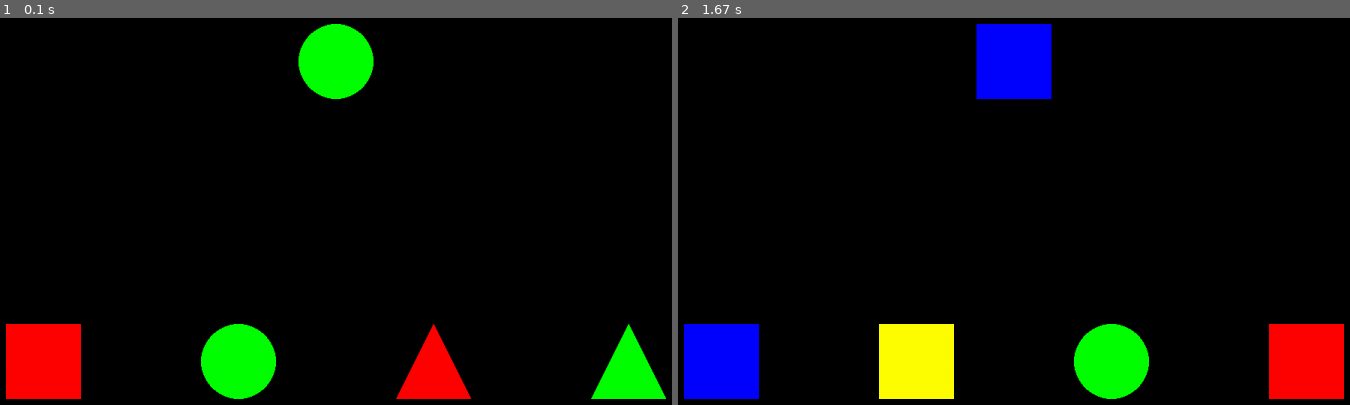
Above: before the commit, frames 1-2 (left to right).
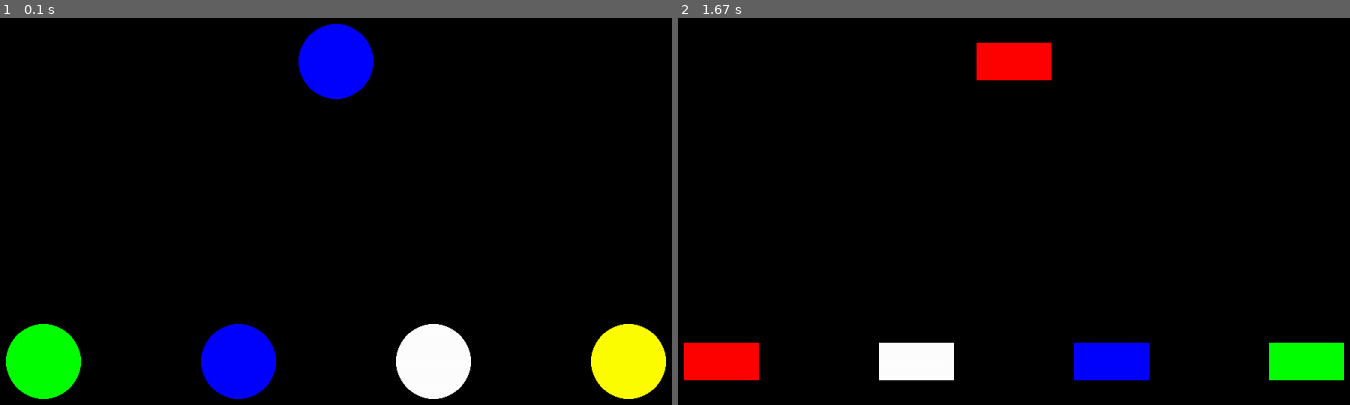
Above: after the commit, the same moments.

Repository: ihouwat/pygame-learning
Game: pygame game, started from 005_same_again/main.py
The game is run twice, just before and just after one commit, with the same random seed, the same clock (stepped at 60 frames per second) and the same inputs.
Inputs (mouse positions are in pixels of both pictures, inside the frame that each line leads up to):
- Up to frame 1 (0.1 s): no input
- Up to frame 2 (1.67 s): click (913, 362) at 0.38 s

The runs differ from the first frame. In frame 1, 9.4% of the frame differs, in the area x 0-100%, y 1-99%; in frame 2, 10%.

Commit message:
add more puzzle implementations, enrich GameItemConfig tuple, and refactor main.py and setup.py

Diff:
--- a/005_same_again/config/setup.py
+++ b/005_same_again/config/setup.py
@@ -1,8 +1,9 @@
 from enum import Enum
 from typing import NamedTuple
-from config.settings import WHITE, BLUE, RED, GREEN, YELLOW
 
 import pygame
+
+from config.settings import BLUE, GREEN, RED, WHITE, YELLOW
 
 # game_items: list[Item] = [Item(**x) for x in [
 # 	{"text_identifier": "banana", "image": "img", "sound": "mp3", "word": "Banana"},
@@ -54,28 +55,51 @@
   image: str | pygame.Surface
   sound: str
   word: str
+  color: str
+  type: str
 
 class GameObjectType(Enum):
   ITEM = 'items'
   SHAPE = 'shapes'
 
+class Color(Enum):
+  RED = 'Red'
+  GREEN = 'Green'
+  BLUE = 'Blue'
+  YELLOW = 'Yellow'
+  WHITE = 'White'
+
+class ItemType(Enum):
+  FRUIT = 'fruit'
+  VEGETABLE = 'vegetable'
+  FURNITURE = 'furniture'
+  ANIMAL = 'animal'
+  SHAPE = 'shape'
+
 items_config: list[GameItemConfig] = [
   GameItemConfig(**x)
   for x in [
-    {"text_identifier": "banana", "image": "banana.png", "sound": "mp3", "word": "Banana"},
-    {"text_identifier": "strawberry", "image": "strawberry.png", "sound": "mp3", "word": "Strawberry"},
-    {"text_identifier": "pear", "image": "pear.png", "sound": "mp3", "word": "Pear"},
-    {"text_identifier": "apple", "image": "apple.png", "sound": "mp3", "word": "Apple"},
-    {"text_identifier": "pineapple", "image": "pineapple.png", "sound": "mp3", "word": "Pineapple"},
+    {"text_identifier": "banana", "image": "banana.png", "sound": "mp3", "word": "Banana", "color": Color.YELLOW, "type": ItemType.FRUIT},
+    {"text_identifier": "strawberry", "image": "strawberry.png", "sound": "mp3", "word": "Strawberry", "color": Color.RED, "type":ItemType.FRUIT},
+    {"text_identifier": "pear", "image": "pear.png", "sound": "mp3", "word": "Pear", "color": Color.RED, "type": ItemType.FRUIT},
+    {"text_identifier": "apple", "image": "apple.png", "sound": "mp3", "word": "Apple", "color": Color.GREEN, "type": ItemType.FRUIT},
+    {"text_identifier": "pineapple", "image": "pineapple.png", "sound": "mp3", "word": "Pineapple", "color": Color.YELLOW, "type": ItemType.FRUIT},
   ]
 ]
 
 class Shape(Enum):
   CIRCLE = 'Circle'
   SQUARE = 'Square'
-  TRIANGLE = 'Triangle'
+  TRIANGLE = 'Triangle',
+  RECTANGLE = 'Rectangle'
 
-colors = [BLUE, RED, GREEN, WHITE, YELLOW]
+colors = {
+  Color.BLUE: BLUE,
+  Color.RED: RED,
+  Color.GREEN: GREEN,
+  Color.WHITE: WHITE,
+  Color.YELLOW: YELLOW
+}
 
 def create_shape(shape: Shape, color):
   surface = pygame.Surface((100, 100))
@@ -85,17 +109,22 @@
     pygame.draw.rect(surface, color, (0, 0, 100, 100))
   elif shape == Shape.TRIANGLE:
     pygame.draw.polygon(surface, color, [(0, 100), (50, 0), (100, 100)])
+  elif shape == Shape.RECTANGLE:
+    pygame.draw.rect(surface, color, (0, 25, 100, 50))
+
   return surface
 
 shapes_config: list[GameItemConfig] = [
   GameItemConfig(
         text_identifier=shape.value,
-        image=create_shape(shape, color),
+        image=create_shape(shape, color_value),
         sound=shape.value,
-        word=shape.value
+        word=shape.value,
+        color=color_name.value,
+        type=ItemType.SHAPE.value
     )
   for shape in Shape
-  for color in colors
+  for color_name, color_value in colors.items()
 ]
 
 game_items: dict[GameObjectType, GameItemConfig] = {
--- a/005_same_again/main.py
+++ b/005_same_again/main.py
@@ -1,15 +1,15 @@
+import random
+import sys
 from abc import ABC, abstractmethod
 from dataclasses import dataclass
 from enum import Enum
-import random
 from typing import Tuple
 
+import pygame
+from config.setup import Color, GameItemConfig, GameObjectType, Shape, game_items
 from funcs import load_pygame_image
 from models.item import Item
-import pygame
-from config.setup import GameItemConfig, GameObjectType, game_items
 from pygame.sprite import Group, Sprite
-import sys
 
 pygame.init()
 
@@ -30,7 +30,6 @@
   @staticmethod
   def create_sprite_group(max_number: int, items: list[GameItemConfig], option: Option = None) -> Group:
     """ Creates a sprite group given a list of items."""
-
     narrowed_down_items: list = SpriteHandler.pick_items_from_list(items, max_number)
     sprite_group: Group = SpriteHandler.create_group(narrowed_down_items, option)
     return sprite_group
@@ -40,7 +39,7 @@
     """ Creates a sprite group out of a list of items.
 
     Args:
-      items (list): A list of items to be converted to sprites.
+      items (list[GameItemConfig]): A list of gmae items to be used to create the sprite group.
       option (Option): An option to be applied to the sprite.
     """
     group = pygame.sprite.Group()
@@ -62,8 +61,8 @@
     return group
 
   @staticmethod
-  def pick_items_from_list(list_of_items: list[GameItemConfig], max_number: int) -> list:
-    """ Picks a random number of items from a list of items.
+  def pick_items_from_list(list_of_items: list, max_number: int) -> list:
+    """ Picks a random number of items from a list of game items.
 
     Args:
       list_of_items (list): A list of items to pick from.
@@ -71,7 +70,7 @@
     """
     used_indexes = set()
     items = []
-
+    print('list of items: ', list_of_items, 'max number: ', max_number)
     while len(items) < max_number:
       item_index = random.randint(0, len(list_of_items) - 1)
       if item_index not in used_indexes:
@@ -79,6 +78,7 @@
         items.append(list_of_items[item_index])
       else:
         continue
+    print(items)
     return items
 
   @staticmethod
@@ -133,10 +133,11 @@
     Represents a puzzle that can be played in the game.
 
     Attributes:
+    items(dict[GameObjectType, GameItemConfig]): A dictionary of items to be used in the puzzle.
     description(str): A description of the puzzle.
     option(Option): An option to be applied to the puzzle.
     max_number_of_items(int): The maximum number of items to be used in the puzzle.
-    puzzle_options(list[GameItemConfig]): A list of items to be used in the puzzle.
+    puzzle_options(list[GameItemConfig]): A filtered list of options to construct the puzzle.
     """
 
   @classmethod
@@ -174,7 +175,7 @@
 
   @property
   def description(self) -> str:
-    return'Match a colored image to another image in a list of images'
+    return'Match a colored image to a list of images'
 
   @property
   def option(self) -> Option:
@@ -193,7 +194,7 @@
 
   @property
   def description(self) -> str:
-    return 'Match a grayscale image to another image in a list of grayscale images'
+    return 'Match a grayscale image to a list of grayscale images'
 
   @property
   def option(self) -> Option:
@@ -212,11 +213,11 @@
   pass
 
 class ColoredShapesPuzzle(Puzzle):
-  """ Puzzle implementation for matching basic shapes."""
-
-  @property
-  def description(self) -> str:
-    return 'Match a shape to another shape in a list of shapes'
+  """ Puzzle implementation for matching basic shapes with different colors."""
+
+  @property
+  def description(self) -> str:
+    return 'Match a colored shape to a list of colored shapes'
 
   @property
   def option(self) -> Option:
@@ -229,6 +230,46 @@
   @property
   def puzzle_options(self) -> GameObjectType:
     return Puzzle.items()[GameObjectType.SHAPE]
+
+class SingleShapeManyColorsPuzzle(Puzzle):
+  """ Puzzle implementation for matching shapes."""
+
+  @property
+  def description(self) -> str:
+    return 'Match a colored shape to a list of shapes of various colors'
+
+  @property
+  def option(self) -> Option:
+    return Option.SHAPES
+
+  @property
+  def max_number_of_items(self) -> int:
+    return 4
+
+  @property
+  def puzzle_options(self) -> GameObjectType:
+    random_shape = random.choice(list(Shape))
+    return [x for x in Puzzle.items()[GameObjectType.SHAPE] if x.text_identifier == random_shape.value]
+
+class SingleColorManyShapes(Puzzle):
+  """ Puzzle implementation for matching shapes."""
+
+  @property
+  def description(self) -> str:
+    return 'Match a colored shape to a list of shapes'
+
+  @property
+  def option(self) -> Option:
+    return Option.SHAPES
+
+  @property
+  def max_number_of_items(self) -> int:
+    return 4
+
+  @property
+  def puzzle_options(self) -> GameObjectType:
+    color = random.choice(list(Color))
+    return  [x for x in Puzzle.items()[GameObjectType.SHAPE] if x.color == color.value]
 
 @dataclass (kw_only=True)
 class Level:
@@ -320,7 +361,7 @@
     self.renderer.update_screen(self.items, self.item_to_match)
 
   def reset_sprites(self) -> None:
-    """ Generate new sprites based on puzzle."""
+    """ Remove all sprites."""
     SpriteHandler.kill_sprite(self.item_to_match)
     SpriteHandler.kill_sprite_group(self.items)
 
@@ -357,11 +398,15 @@
             game.process_point_gain()
 
 # MOVE TO SOME SETUP FUNCTION
-levels = [
-          Level(puzzle=ColoredShapesPuzzle(), level_number=1, max_score=5),
-          Level(puzzle=ItemPuzzle(), level_number=2, max_score=5),
-          Level(puzzle=GrayscaleItemPuzzle(), level_number=3, max_score=5)
-        ]
+puzzles: list[Puzzle] = [
+  SingleShapeManyColorsPuzzle(),
+  SingleColorManyShapes(),
+  ColoredShapesPuzzle(),
+  ItemPuzzle(),
+  GrayscaleItemPuzzle()
+]
+
+levels = [ Level(puzzle=puzzle, level_number=i+1, max_score=5) for i, puzzle in enumerate(puzzles) ]
 game = Game(renderer=Renderer(), levels=levels)
 event_handler = EventHandler(game=game)
 
Not shown, changed: 005_same_again/scratchpad.md
